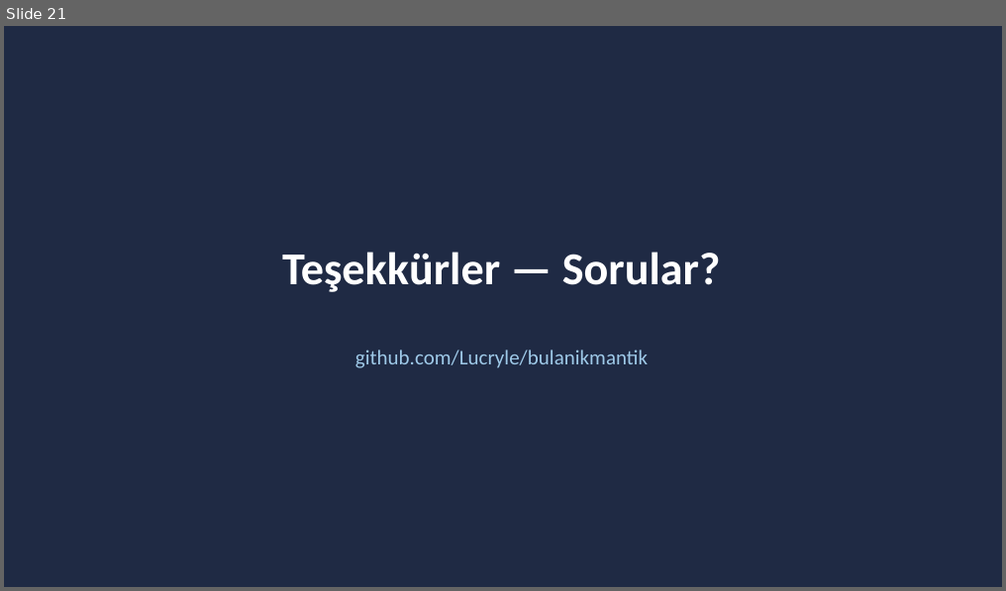
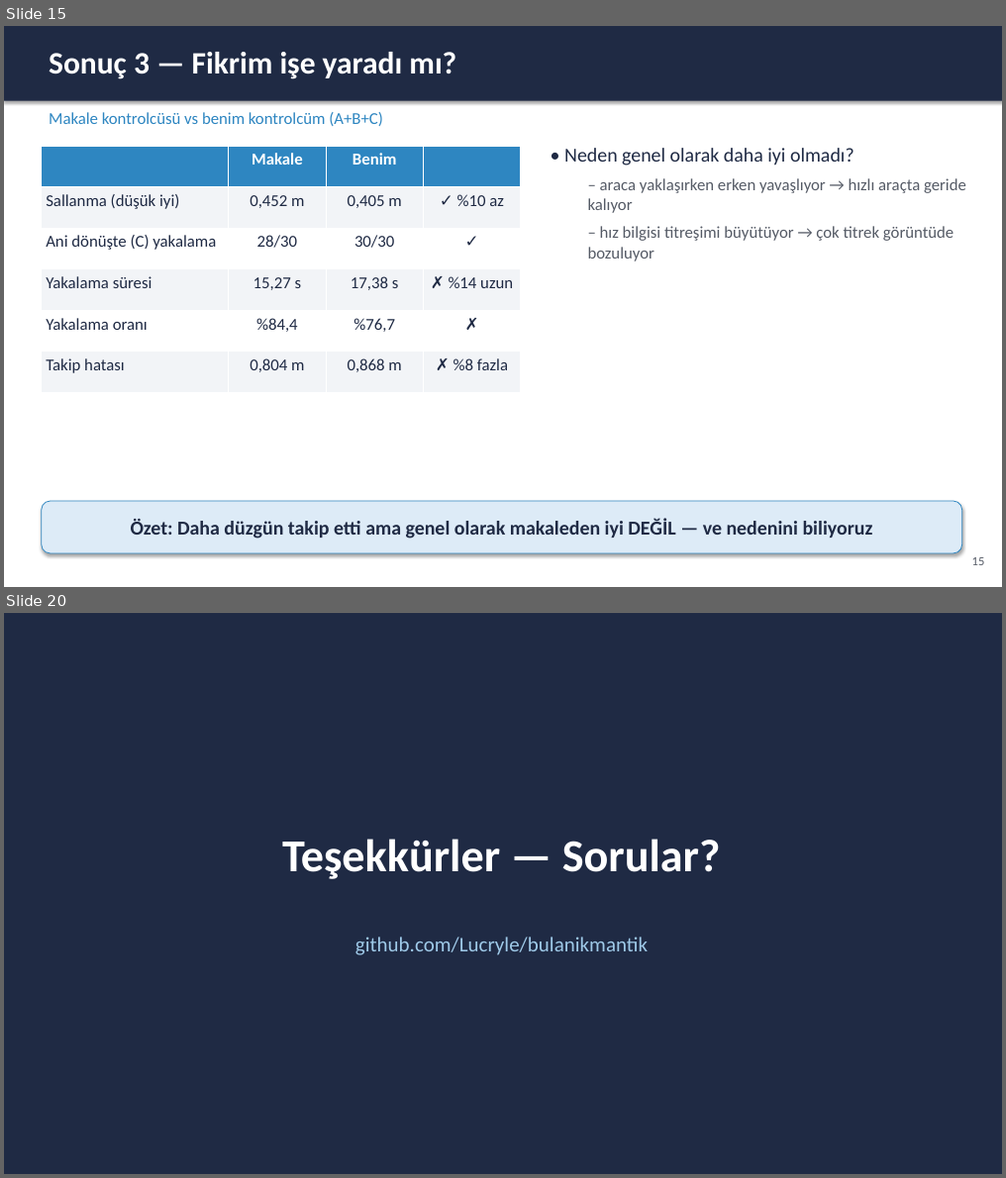
Before and after one commit to Lucryle/bulanikmantik, a slide deck: presentation/sunum.pptx. Shown one above the other, each under a label of ours: slide 21 before the commit, slides 15 and 20 after it; the slides between them are not shown. The pictures are 1006x591 and 1006x1178 pixels, drawn with LibreOffice and Linux fonts; fonts in the diff are those of the drawing. Boxes give left, top, right and bottom in pixels: in the first picture for what was removed or moved away, otherwise in the second. Text is boxed around its words. In the diff, an @@ line names an element or a change of style, - is before the commit and + after.

```diff
--- a/presentation/sunum.pptx
+++ b/presentation/sunum.pptx
@@ slide 15 added at bbox=[4, 26, 1002, 587], background #FFFFFF @@
@@ rectangle added at bbox=[4, 26, 1002, 101], fill #1F2A44 @@
@@ text added at bbox=[49, 52, 456, 79], 30 pt, text #FFFFFF, bold @@
+Sonuç 3 — Fikrim işe yaradı mı?
@@ text added at bbox=[49, 112, 383, 126], 16 pt, text #2E86C1 @@
+Makale kontrolcüsü vs benim kontrolcüm (A+B+C)
@@ table added at bbox=[42, 146, 521, 393], 6 rows, 4 columns @@
+ | Makale | Benim | 
+Sallanma (düşük iyi) | 0,452 m | 0,405 m | ✓ %10 az
+Ani dönüşte (C) yakalama | 28/30 | 30/30 | ✓
+Yakalama süresi | 15,27 s | 17,38 s | ✗ %14 uzun
+Yakalama oranı | %84,4 | %76,7 | ✗
+Takip hatası | 0,804 m | 0,868 m | ✗ %8 fazla
@@ text added at bbox=[564, 148, 966, 262], 16 pt, text #555B66 @@
+• Neden genel olarak daha iyi olmadı?
+  – araca yaklaşırken erken yavaşlıyor → hızlı araçta geride kalıyor
+  – hız bilgisi titreşimi büyütüyor → çok titrek görüntüde bozuluyor
@@ rounded rectangle added at bbox=[42, 501, 962, 554], fill #DDEBF7, outline #2E86C1 0.75 pt, 19 pt, text #1F2A44, bold @@
+Özet: Daha düzgün takip etti ama genel olarak makaleden iyi DEĞİL — ve nedenini biliyoruz
@@ text added at bbox=[972, 558, 985, 566], 12 pt, text #555B66 @@
+15
@@ what was slide 21 is now slide 20 @@
```
Also in this commit, not shown: 8 slides changed, 16 other slides added, 14 slides removed, 1 other file.
